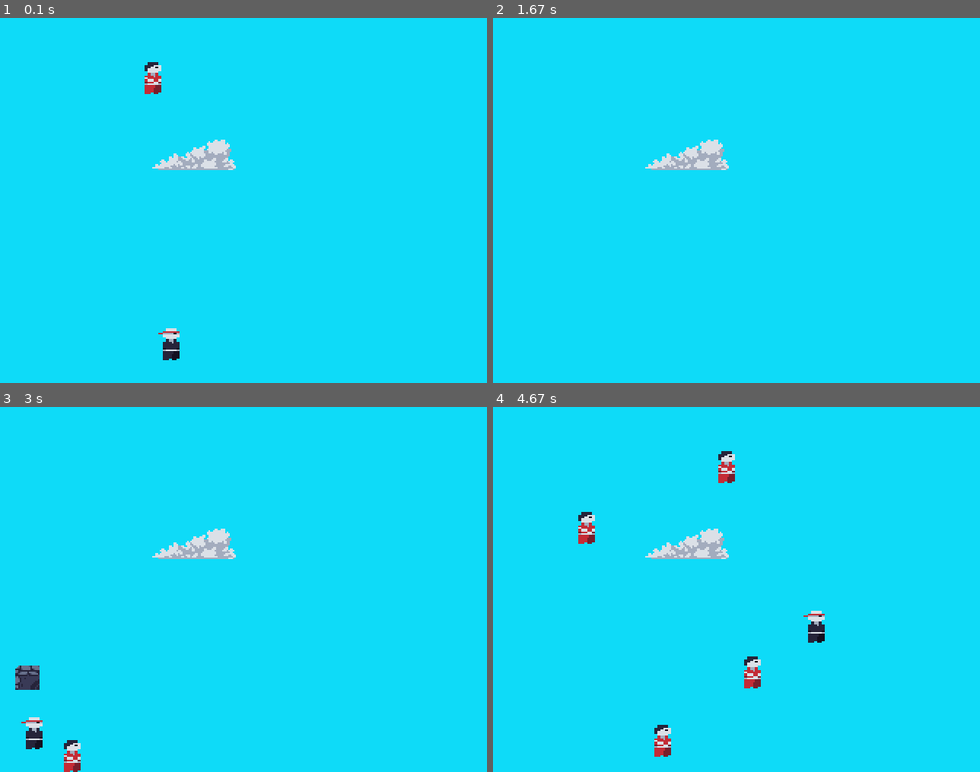
Above: before the commit, frames 1-4 (two rows, left to right).
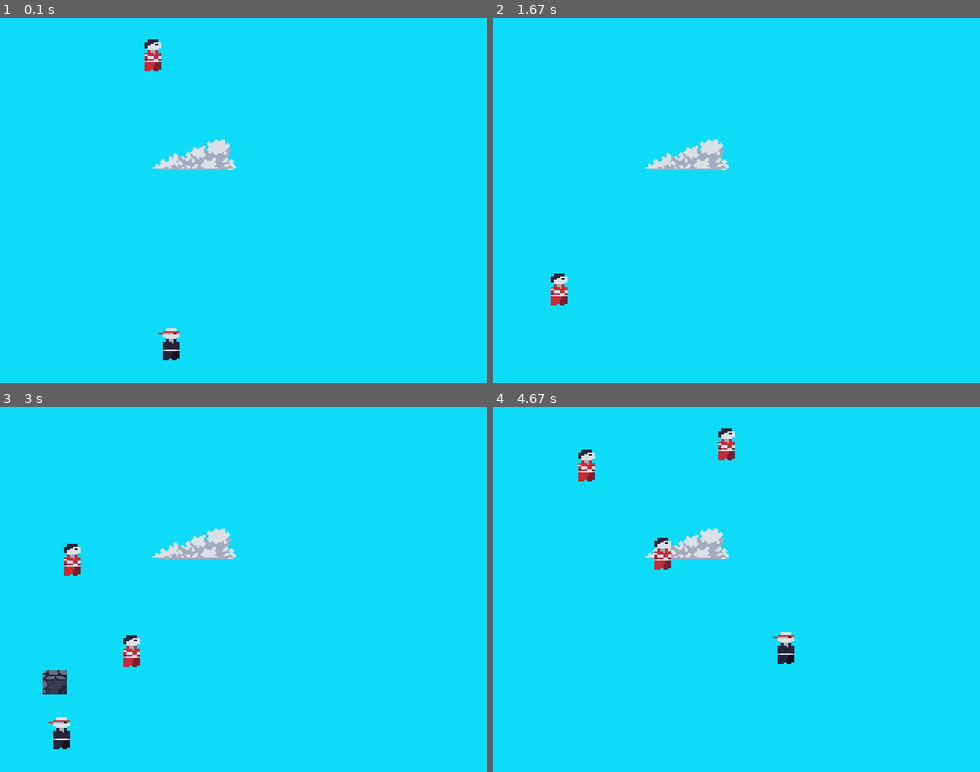
Above: after the commit, the same moments.

Repository: luksquitos/pygame-platformer
Game: pygame game, started from main.py
Same seed, same stepped clock (60 frames per second), same inputs: the game is played once before the commit and once after it.
Inputs:
- Up to frame 1 (0.1 s): no input
- Up to frame 2 (1.67 s): tap Space at 0.33, 0.73, 1.03, 1.23 s; hold D 0.67-1.13 s; hold W 1.17-1.47 s
- Up to frame 3 (3 s): hold A 2-2.53 s; tap Space at 2.07, 2.37, 2.63, 2.97 s; hold S 2.57-2.87 s; hold A from 2.9 s (still down)
- Up to frame 4 (4.67 s): tap Space at 3.27, 3.4, 3.8, 4.1, 4.47 s; release A at 3.3 s; hold W 3.33-3.7 s; hold D 3.73-4.37 s; hold S from 4.4 s (still down)

The runs differ from the first frame. In frame 1, 0.5% of the frame differs, in the area x 29-34%, y 5-21%; in frame 2, 0.3%; in frame 3, 2.0%; in frame 4, 2.3%, in the area x 17-69%, y 5-96%.

Commit message:
refact: changing objects velocity

Diff:
--- a/bullet.py
+++ b/bullet.py
@@ -5,7 +5,7 @@
 class Rock(MovingObject):
     frame_path = "data/images/tiles/stone/0.png"
     slug = slugs.BULLET
-    velocity = 10
+    velocity = 7
 
     def move(self):
         self.y_pos -= self.velocity
--- a/player.py
+++ b/player.py
@@ -9,7 +9,7 @@
 class Player(MovingObject):
     frame_path = "data/images/entities/player/idle/00.png"
     slug = slugs.PLAYER
-    velocity = 10
+    velocity = 8
 
     def update(self, screen, objs_in_memory):
         super().update(screen, objs_in_memory)
@@ -50,7 +50,7 @@
 class Enemy(MovingObject):
     frame_path = "data/images/entities/enemy/idle/00.png"
     slug = slugs.ENEMY
-    velocity = 5
+    velocity = 2
 
     @classmethod
     def generate(cls, size=None):
